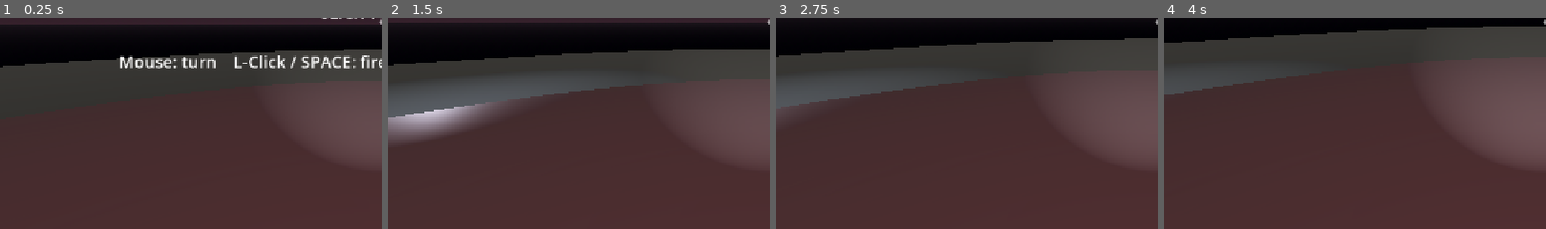
Above: before the commit, frames 1-4 (left to right).
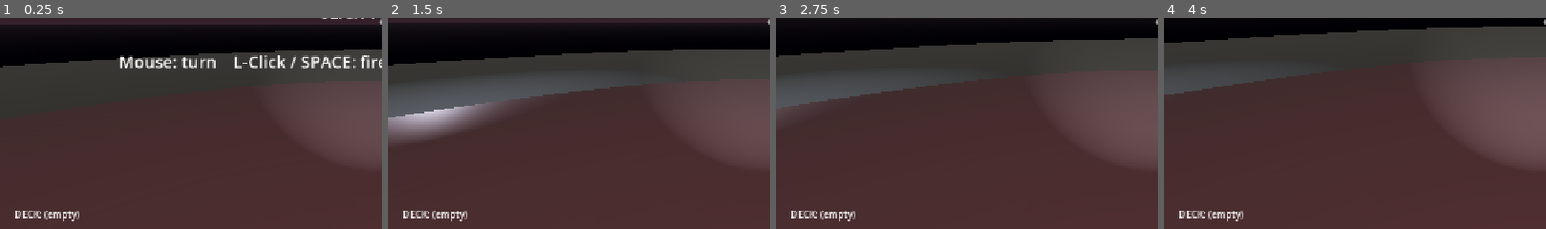
Above: after the commit, the same moments.

Repository: Josh-Buck/site-echo-7
Game: Godot game, scene res://scenes/Main.tscn
Same seed, same stepped clock (60 frames per second), same inputs: the game is played once before the commit and once after it.
Inputs (mouse positions are % of the whole screen's width and height, from its top left):
- Up to frame 1 (0.25 s): no input
- Up to frame 2 (1.5 s): tap Enter at 0.5 s; move the mouse to (72, 44) at 0.52 s; press the mouse at (72, 44) at 0.53 s; move the mouse to (45, 50) at 1.27 s; release the mouse at (45, 50) at 1.28 s; tap Q (swap_next) at 1.35 s; click (45, 50) at 1.42 s
- Up to frame 3 (2.75 s): move the mouse to (52, 47) at 2.02 s; hold 1 (swap_primary) from 2.03 s (still down); click (52, 47) at 2.17 s
- Up to frame 4 (4 s): move the mouse to (49, 51) at 2.77 s; release 1 (swap_primary) at 2.78 s; tap 2 (swap_secondary) at 2.85 s; click (49, 51) at 2.92 s; move the mouse to (57, 50) at 3.52 s; hold 3 (swap_tertiary) from 3.53 s (still down); click (57, 50) at 3.67 s
The pictures show only the part of the screen within x 0-50%, y 48-98%; the shares and areas given below are measured in that part.

The runs differ from the first frame. In frame 1, 0.4% of the frame differs, in the area x 4-21%, y 91-97%; in frame 2, 0.4%; in frame 3, 0.4%; in frame 4, 0.4%.

Commit message:
M2b: card system — 10 starter cards, draft UI, payload pipeline, deck preview

Diff:
--- a/autoload/CardSystem.gd
+++ b/autoload/CardSystem.gd
@@ -1,18 +1,124 @@
 extends Node
 
-# Card draft pool, active deck, effect resolution pipeline.
-# Stubbed in M0/M1. Real implementation lands in M2.
+# Active deck + draft pool + payload mutation.
+# M2b: hardcoded starter pool. M3 ties to MetaProgress unlocks.
 
-var active_deck: Array = []  # CardData instances
-var draft_pool: Array = []
+var active_deck: Array[CardData] = []
+var available_pool: Array[CardData] = []
+var current_offer: Array[CardData] = []
+
+signal cards_offered_local(cards: Array)
+signal card_added_local(card: CardData)
+
+const STARTER_CARDS: Array[String] = [
+	"res://scenes/cards/data/fire_rate_1.tres",
+	"res://scenes/cards/data/damage_1.tres",
+	"res://scenes/cards/data/mag_1.tres",
+	"res://scenes/cards/data/reload_speed.tres",
+	"res://scenes/cards/data/recoil_down.tres",
+	"res://scenes/cards/data/reserve_boost.tres",
+	"res://scenes/cards/data/headstrong.tres",
+	"res://scenes/cards/data/marksman.tres",
+	"res://scenes/cards/data/last_round.tres",
+	"res://scenes/cards/data/adrenaline.tres",
+]
 
 func _ready() -> void:
 	print("[CardSystem] ready")
+	_load_starter_pool()
+	EventBus.wave_ended.connect(_on_wave_ended)
+	EventBus.enemy_killed.connect(_on_enemy_killed)
+	EventBus.run_started.connect(_on_run_started)
+
+func _load_starter_pool() -> void:
+	available_pool.clear()
+	for path in STARTER_CARDS:
+		var res := ResourceLoader.load(path)
+		if res is CardData:
+			available_pool.append(res)
+		else:
+			push_warning("[CardSystem] could not load card: %s" % path)
+	print("[CardSystem] starter pool loaded: %d cards" % available_pool.size())
+
+func _on_run_started() -> void:
+	active_deck.clear()
 
 func reset_run_deck() -> void:
 	active_deck.clear()
 
-# Called by Weapon.gd before damage application. Walks active_deck and lets
-# each card mutate the payload. M1 returns the payload unchanged.
+func _on_wave_ended(_round_n: int) -> void:
+	offer_cards(3)
+
+func offer_cards(count: int) -> void:
+	current_offer.clear()
+	if available_pool.is_empty():
+		EventBus.card_offered.emit(current_offer)
+		return
+	var pool := available_pool.duplicate()
+	for i in min(count, pool.size()):
+		var picked := _pick_weighted(pool)
+		if picked != null:
+			current_offer.append(picked)
+			pool.erase(picked)
+	cards_offered_local.emit(current_offer)
+	EventBus.card_offered.emit(current_offer)
+
+func pick_card(idx: int) -> void:
+	if idx < 0 or idx >= current_offer.size():
+		return
+	var card: CardData = current_offer[idx]
+	active_deck.append(card)
+	current_offer.clear()
+	card_added_local.emit(card)
+	EventBus.card_drafted.emit(card)
+
+func skip_draft() -> void:
+	current_offer.clear()
+	EventBus.card_drafted.emit(null)
+
+func get_modifier(stat: StringName) -> float:
+	var m := 1.0
+	for card in active_deck:
+		match stat:
+			&"fire_rate": m *= card.fire_rate_mult
+			&"damage": m *= card.damage_mult
+			&"mag_size": m *= card.mag_size_mult
+			&"reload_time": m *= card.reload_time_mult
+			&"recoil": m *= card.recoil_mult
+			&"headshot_mult": m *= card.headshot_mult_mult
+			&"reserve": m *= card.reserve_mult
+	return m
+
 func mutate_payload(payload: Dictionary) -> Dictionary:
+	payload["damage"] = payload.get("damage", 0.0) * get_modifier(&"damage")
+	payload["headshot_multiplier"] = payload.get("headshot_multiplier", 1.0) * get_modifier(&"headshot_mult")
+	for card in active_deck:
+		if card.effect_id == &"last_round":
+			var weapon = payload.get("source_weapon")
+			if weapon != null and "current_ammo" in weapon and weapon.current_ammo == 1:
+				payload["damage"] *= 3.0
 	return payload
+
+func _on_enemy_killed(_enemy: Node, source_weapon: Node, is_headshot: bool, _pos: Vector3) -> void:
+	if not is_headshot or source_weapon == null:
+		return
+	for card in active_deck:
+		if card.effect_id == &"marksman_refund":
+			if "current_ammo" in source_weapon and source_weapon.has_method("get_ammo_state"):
+				var s: Dictionary = source_weapon.get_ammo_state()
+				var mag_size: int = int(s.get("mag_size", 0))
+				source_weapon.current_ammo = min(mag_size, int(source_weapon.current_ammo) + 2)
+				EventBus.weapon_reloaded.emit(source_weapon)
+				break
+
+func _pick_weighted(pool: Array) -> CardData:
+	var total_w := 0.0
+	for c in pool:
+		total_w += c.draft_weight
+	var roll := randf() * total_w
+	var accum := 0.0
+	for c in pool:
+		accum += c.draft_weight
+		if roll <= accum:
+			return c
+	return pool.back() if not pool.is_empty() else null
--- a/scenes/Main.tscn
+++ b/scenes/Main.tscn
@@ -16,6 +16,7 @@
 [ext_resource type="Resource" uid="uid://b1wave10xyz" path="res://scenes/arena/data/wave_10.tres" id="14_wave10"]
 [ext_resource type="PackedScene" uid="uid://b1hudxyz" path="res://scenes/ui/HUD.tscn" id="15_hud"]
 [ext_resource type="PackedScene" uid="uid://b1wcxyz" path="res://scenes/ui/WaveComplete.tscn" id="16_wc"]
+[ext_resource type="PackedScene" uid="uid://b1carddraftxyz" path="res://scenes/ui/CardDraft.tscn" id="17_cd"]
 
 [node name="Main" type="Node3D"]
 script = ExtResource("1_main")
@@ -31,4 +32,6 @@
 
 [node name="HUD" parent="." instance=ExtResource("15_hud")]
 
+[node name="CardDraft" parent="." instance=ExtResource("17_cd")]
+
 [node name="WaveComplete" parent="." instance=ExtResource("16_wc")]
--- /dev/null
+++ b/scenes/cards/data/adrenaline.tres
@@ -0,0 +1,13 @@
+[gd_resource type="Resource" script_class="CardData" load_steps=2 format=3 uid="uid://b1cardadrxyz"]
+
+[ext_resource type="Script" path="res://scenes/cards/data/card_data.gd" id="1_cd"]
+
+[resource]
+script = ExtResource("1_cd")
+id = &"adrenaline"
+display_name = "Adrenaline"
+description = "More of everything. +15% damage and +15% fire rate."
+rarity = 1
+draft_weight = 0.6
+fire_rate_mult = 1.15
+damage_mult = 1.15
--- /dev/null
+++ b/scenes/cards/data/card_data.gd
@@ -0,0 +1,40 @@
+class_name CardData extends Resource
+
+@export_category("Identity")
+@export var id: StringName = &""
+@export var display_name: String = ""
+@export_multiline var description: String = ""
+
+@export_category("Rarity")
+@export_enum("Common", "Rare", "Legendary", "Curse") var rarity: int = 0
+@export_range(0.1, 5.0, 0.1) var draft_weight: float = 1.0
+
+@export_category("Stat Modifiers (1.0 = no change; multiplicative)")
+@export var fire_rate_mult: float = 1.0
+@export var damage_mult: float = 1.0
+@export var mag_size_mult: float = 1.0
+@export var reload_time_mult: float = 1.0
+@export var recoil_mult: float = 1.0
+@export var headshot_mult_mult: float = 1.0
+@export var reserve_mult: float = 1.0
+
+@export_category("Conditional Effect")
+@export var effect_id: StringName = &""  # "marksman_refund", "last_round", or ""
+
+func format_effect_text() -> String:
+	var parts: Array[String] = []
+	if not is_equal_approx(fire_rate_mult, 1.0):
+		parts.append("%+d%% Fire Rate" % int(round((fire_rate_mult - 1.0) * 100)))
+	if not is_equal_approx(damage_mult, 1.0):
+		parts.append("%+d%% Damage" % int(round((damage_mult - 1.0) * 100)))
+	if not is_equal_approx(mag_size_mult, 1.0):
+		parts.append("%+d%% Mag Size" % int(round((mag_size_mult - 1.0) * 100)))
+	if not is_equal_approx(reload_time_mult, 1.0):
+		parts.append("%+d%% Reload Speed" % int(round((1.0 / reload_time_mult - 1.0) * 100)))
+	if not is_equal_approx(recoil_mult, 1.0):
+		parts.append("%+d%% Recoil" % int(round((recoil_mult - 1.0) * 100)))
+	if not is_equal_approx(headshot_mult_mult, 1.0):
+		parts.append("%+d%% Headshot Damage" % int(round((headshot_mult_mult - 1.0) * 100)))
+	if not is_equal_approx(reserve_mult, 1.0):
+		parts.append("%+d%% Reserve Ammo" % int(round((reserve_mult - 1.0) * 100)))
+	return "  ".join(parts)
--- /dev/null
+++ b/scenes/cards/data/damage_1.tres
@@ -0,0 +1,12 @@
+[gd_resource type="Resource" script_class="CardData" load_steps=2 format=3 uid="uid://b1carddmg1xyz"]
+
+[ext_resource type="Script" path="res://scenes/cards/data/card_data.gd" id="1_cd"]
+
+[resource]
+script = ExtResource("1_cd")
+id = &"damage_1"
+display_name = "Hollow Points"
+description = "Reworked rounds. +30% damage on every shot."
+rarity = 0
+draft_weight = 1.2
+damage_mult = 1.3
--- /dev/null
+++ b/scenes/cards/data/fire_rate_1.tres
@@ -0,0 +1,12 @@
+[gd_resource type="Resource" script_class="CardData" load_steps=2 format=3 uid="uid://b1cardfr1xyz"]
+
+[ext_resource type="Script" path="res://scenes/cards/data/card_data.gd" id="1_cd"]
+
+[resource]
+script = ExtResource("1_cd")
+id = &"fire_rate_1"
+display_name = "Quick Trigger I"
+description = "Pull faster, hit more. +25% fire rate for all weapons."
+rarity = 0
+draft_weight = 1.2
+fire_rate_mult = 1.25
--- /dev/null
+++ b/scenes/cards/data/headstrong.tres
@@ -0,0 +1,12 @@
+[gd_resource type="Resource" script_class="CardData" load_steps=2 format=3 uid="uid://b1cardhsxyz"]
+
+[ext_resource type="Script" path="res://scenes/cards/data/card_data.gd" id="1_cd"]
+
+[resource]
+script = ExtResource("1_cd")
+id = &"headstrong"
+display_name = "Headstrong"
+description = "Reworked optics. Headshot damage +40%."
+rarity = 1
+draft_weight = 0.7
+headshot_mult_mult = 1.4
--- /dev/null
+++ b/scenes/cards/data/last_round.tres
@@ -0,0 +1,12 @@
+[gd_resource type="Resource" script_class="CardData" load_steps=2 format=3 uid="uid://b1cardlrxyz"]
+
+[ext_resource type="Script" path="res://scenes/cards/data/card_data.gd" id="1_cd"]
+
+[resource]
+script = ExtResource("1_cd")
+id = &"last_round"
+display_name = "Last Round"
+description = "The final round in the mag deals 3× damage. Don't waste it."
+rarity = 1
+draft_weight = 0.7
+effect_id = &"last_round"
--- /dev/null
+++ b/scenes/cards/data/mag_1.tres
@@ -0,0 +1,12 @@
+[gd_resource type="Resource" script_class="CardData" load_steps=2 format=3 uid="uid://b1cardmag1xyz"]
+
+[ext_resource type="Script" path="res://scenes/cards/data/card_data.gd" id="1_cd"]
+
+[resource]
+script = ExtResource("1_cd")
+id = &"mag_size_1"
+display_name = "Extended Mag"
+description = "Carry more between reloads. +50% magazine size."
+rarity = 0
+draft_weight = 1.1
+mag_size_mult = 1.5
--- /dev/null
+++ b/scenes/cards/data/marksman.tres
@@ -0,0 +1,12 @@
+[gd_resource type="Resource" script_class="CardData" load_steps=2 format=3 uid="uid://b1cardmkxyz"]
+
+[ext_resource type="Script" path="res://scenes/cards/data/card_data.gd" id="1_cd"]
+
+[resource]
+script = ExtResource("1_cd")
+id = &"marksman"
+display_name = "Marksman"
+description = "Reward precision. Headshot kills refund 2 rounds to the magazine."
+rarity = 1
+draft_weight = 0.7
+effect_id = &"marksman_refund"
--- /dev/null
+++ b/scenes/cards/data/recoil_down.tres
@@ -0,0 +1,12 @@
+[gd_resource type="Resource" script_class="CardData" load_steps=2 format=3 uid="uid://b1cardrecxyz"]
+
+[ext_resource type="Script" path="res://scenes/cards/data/card_data.gd" id="1_cd"]
+
+[resource]
+script = ExtResource("1_cd")
+id = &"recoil_down"
+display_name = "Steady Hand"
+description = "Lab-bench grip mods. -50% recoil on all weapons."
+rarity = 0
+draft_weight = 1.0
+recoil_mult = 0.5
--- /dev/null
+++ b/scenes/cards/data/reload_speed.tres
@@ -0,0 +1,12 @@
+[gd_resource type="Resource" script_class="CardData" load_steps=2 format=3 uid="uid://b1cardreloadxyz"]
+
+[ext_resource type="Script" path="res://scenes/cards/data/card_data.gd" id="1_cd"]
+
+[resource]
+script = ExtResource("1_cd")
+id = &"reload_speed"
+display_name = "Quick Hands"
+description = "Slap a new mag in twice as fast. Reload speed +67%."
+rarity = 0
+draft_weight = 1.1
+reload_time_mult = 0.6
--- /dev/null
+++ b/scenes/cards/data/reserve_boost.tres
@@ -0,0 +1,12 @@
+[gd_resource type="Resource" script_class="CardData" load_steps=2 format=3 uid="uid://b1cardresxyz"]
+
+[ext_resource type="Script" path="res://scenes/cards/data/card_data.gd" id="1_cd"]
+
+[resource]
+script = ExtResource("1_cd")
+id = &"reserve_boost"
+display_name = "Bandolier"
+description = "More pouches, more rounds. +50% reserve ammo."
+rarity = 0
+draft_weight = 1.0
+reserve_mult = 1.5
--- a/scenes/player/Player.gd
+++ b/scenes/player/Player.gd
@@ -54,6 +54,7 @@
 	var w: Weapon = weapon
 	if w.data == null:
 		return
-	_recoil_pitch += deg_to_rad(w.data.recoil_vertical)
-	_recoil_yaw += deg_to_rad(w.data.recoil_horizontal) * randf_range(-1.0, 1.0)
+	var recoil_mult := CardSystem.get_modifier(&"recoil")
+	_recoil_pitch += deg_to_rad(w.data.recoil_vertical * recoil_mult)
+	_recoil_yaw += deg_to_rad(w.data.recoil_horizontal * recoil_mult) * randf_range(-1.0, 1.0)
 	_recoil_recovery = w.data.recoil_recovery
--- /dev/null
+++ b/scenes/ui/CardDraft.gd
@@ -0,0 +1,72 @@
+extends CanvasLayer
+
+@onready var panel: PanelContainer = $Panel
+@onready var title_label: Label = $Panel/VBox/TitleLabel
+@onready var subtitle_label: Label = $Panel/VBox/SubtitleLabel
+@onready var card_row: HBoxContainer = $Panel/VBox/CardRow
+@onready var skip_button: Button = $Panel/VBox/SkipButton
+
+const RARITY_COLORS: Array[Color] = [
+	Color(0.75, 0.78, 0.85),  # Common — neutral
+	Color(0.4, 0.7, 1.0),     # Rare — blue
+	Color(1.0, 0.7, 0.2),     # Legendary — gold
+	Color(0.85, 0.3, 0.85),   # Curse — purple
+]
+
+const RARITY_NAMES: Array[String] = ["COMMON", "RARE", "LEGENDARY", "CURSE"]
+
+func _ready() -> void:
+	panel.visible = false
+	EventBus.card_offered.connect(_on_card_offered)
+	skip_button.pressed.connect(_on_skip_pressed)
+
+func _on_card_offered(cards: Array) -> void:
+	if cards.is_empty():
+		# No cards to offer — fire card_drafted with null so WaveComplete advances.
+		EventBus.card_drafted.emit(null)
+		return
+	_populate(cards)
+	panel.visible = true
+	Input.set_mouse_mode(Input.MOUSE_MODE_VISIBLE)
+
+func _populate(cards: Array) -> void:
+	# Clear existing children
+	for c in card_row.get_children():
+		c.queue_free()
+	for i in cards.size():
+		var card: CardData = cards[i]
+		var card_button := _make_card_button(card, i)
+		card_row.add_child(card_button)
+
+func _make_card_button(card: CardData, index: int) -> Button:
+	var btn := Button.new()
+	btn.custom_minimum_size = Vector2(280, 360)
+	btn.theme_override_font_sizes = {}
+	btn.clip_text = false
+	btn.autowrap_mode = TextServer.AUTOWRAP_WORD_SMART
+	var name_text := card.display_name
+	var rarity_text := RARITY_NAMES[card.rarity] if card.rarity >= 0 and card.rarity < RARITY_NAMES.size() else ""
+	var effect_text := card.format_effect_text()
+	var lines: Array[String] = []
+	lines.append("[" + rarity_text + "]")
+	lines.append("")
+	lines.append(name_text)
+	lines.append("")
+	lines.append(card.description)
+	if effect_text != "":
+		lines.append("")
+		lines.append(effect_text)
+	btn.text = "\n".join(lines)
+	btn.add_theme_font_size_override("font_size", 18)
+	var color := RARITY_COLORS[card.rarity] if card.rarity >= 0 and card.rarity < RARITY_COLORS.size() else Color.WHITE
+	btn.add_theme_color_override("font_color", color)
+	btn.pressed.connect(_on_card_picked.bind(index))
+	return btn
+
+func _on_card_picked(idx: int) -> void:
+	panel.visible = false
+	CardSystem.pick_card(idx)
+
+func _on_skip_pressed() -> void:
+	panel.visible = false
+	CardSystem.skip_draft()
--- /dev/null
+++ b/scenes/ui/CardDraft.tscn
@@ -0,0 +1,57 @@
+[gd_scene load_steps=3 format=3 uid="uid://b1carddraftxyz"]
+
+[ext_resource type="Script" path="res://scenes/ui/CardDraft.gd" id="1_cd"]
+
+[sub_resource type="StyleBoxFlat" id="StyleBoxFlat_panel"]
+bg_color = Color(0.04, 0.05, 0.08, 0.94)
+
+[node name="CardDraft" type="CanvasLayer"]
+layer = 12
+script = ExtResource("1_cd")
+
+[node name="Panel" type="PanelContainer" parent="."]
+anchors_preset = 15
+anchor_right = 1.0
+anchor_bottom = 1.0
+grow_horizontal = 2
+grow_vertical = 2
+theme_override_styles/panel = SubResource("StyleBoxFlat_panel")
+
+[node name="VBox" type="VBoxContainer" parent="Panel"]
+layout_mode = 2
+size_flags_horizontal = 4
+size_flags_vertical = 4
+alignment = 1
+
+[node name="TitleLabel" type="Label" parent="Panel/VBox"]
+layout_mode = 2
+theme_override_font_sizes/font_size = 48
+text = "RESEARCH NOTES RECOVERED"
+horizontal_alignment = 1
+
+[node name="SubtitleLabel" type="Label" parent="Panel/VBox"]
+layout_mode = 2
+theme_override_font_sizes/font_size = 18
+text = "Pick one to permanently modify your loadout for this run."
+horizontal_alignment = 1
+
+[node name="Spacer1" type="Control" parent="Panel/VBox"]
+layout_mode = 2
+custom_minimum_size = Vector2(0, 32)
+
+[node name="CardRow" type="HBoxContainer" parent="Panel/VBox"]
+layout_mode = 2
+size_flags_horizontal = 4
+custom_minimum_size = Vector2(900, 380)
+alignment = 1
+
+[node name="Spacer2" type="Control" parent="Panel/VBox"]
+layout_mode = 2
+custom_minimum_size = Vector2(0, 24)
+
+[node name="SkipButton" type="Button" parent="Panel/VBox"]
+layout_mode = 2
+size_flags_horizontal = 4
+custom_minimum_size = Vector2(180, 40)
+theme_override_font_sizes/font_size = 16
+text = "Skip Draft"
--- a/scenes/ui/HUD.gd
+++ b/scenes/ui/HUD.gd
@@ -7,6 +7,7 @@
 @onready var wave_label: Label = $WaveLabel
 @onready var score_label: Label = $ScoreLabel
 @onready var tokens_label: Label = $TokensLabel
+@onready var deck_label: Label = $DeckLabel
 @onready var click_hint: Label = $ClickHint
 
 var _active_weapon: Node = null
@@ -26,12 +27,14 @@
 	EventBus.wave_started.connect(_on_wave_started)
 	EventBus.enemy_killed.connect(_on_enemy_killed)
 	EventBus.tokens_changed.connect(_on_tokens_changed)
+	EventBus.card_drafted.connect(_on_card_drafted)
 	_update_hp(100.0, 100.0)
 	ammo_label.text = "-- / --"
 	weapon_label.text = ""
 	wave_label.text = "WAVE 0"
 	score_label.text = "0"
 	tokens_label.text = "TOKENS: 0"
+	_update_deck_display()
 
 func _update_hp(current: float, max_val: float) -> void:
 	hp_bar.max_value = max_val
@@ -81,3 +84,18 @@
 
 func _on_tokens_changed(new_total: int, _delta: int) -> void:
 	tokens_label.text = "TOKENS: %d" % new_total
+
+func _on_card_drafted(_card) -> void:
+	_update_deck_display()
+
+func _update_deck_display() -> void:
+	if deck_label == null:
+		return
+	var deck = CardSystem.active_deck
+	if deck.is_empty():
+		deck_label.text = "DECK: (empty)"
+		return
+	var names: Array[String] = []
+	for c in deck:
+		names.append(c.display_name)
+	deck_label.text = "DECK: " + " · ".join(names)
--- a/scenes/ui/HUD.tscn
+++ b/scenes/ui/HUD.tscn
@@ -98,6 +98,19 @@
 text = "0"
 horizontal_alignment = 2
 
+[node name="DeckLabel" type="Label" parent="."]
+anchors_preset = 2
+anchor_top = 1.0
+anchor_bottom = 1.0
+offset_left = 24.0
+offset_top = -54.0
+offset_right = 1200.0
+offset_bottom = -24.0
+grow_vertical = 0
+theme_override_font_sizes/font_size = 16
+text = "DECK: (empty)"
+horizontal_alignment = 0
+
 [node name="Crosshair" type="Label" parent="."]
 anchors_preset = 8
 anchor_left = 0.5
--- a/scenes/ui/WaveComplete.gd
+++ b/scenes/ui/WaveComplete.gd
@@ -10,14 +10,18 @@
 
 func _ready() -> void:
 	panel.visible = false
-	EventBus.wave_ended.connect(_on_wave_ended)
+	# WaveComplete now follows card draft: triggered by card_drafted (after pick) instead of wave_ended directly.
+	EventBus.card_drafted.connect(_on_card_drafted)
 	EventBus.barrier_destroyed.connect(_on_barrier_destroyed)
 	EventBus.run_ended.connect(_on_run_ended)
 	next_wave_button.pressed.connect(_on_next_wave_pressed)
 	retry_button.pressed.connect(_on_retry_pressed)
 
-func _on_wave_ended(round_n: int) -> void:
+func _on_card_drafted(_card) -> void:
+	if _is_game_over:
+		return
 	_is_game_over = false
+	var round_n := GameState.current_round
 	title_label.text = "WAVE %d COMPLETE" % round_n
 	stats_label.text = "Kills: %d    Tokens: %d    Lifetime: %d" % [GameState.current_score, GameState.tokens, MetaProgress.lifetime_kills]
 	next_wave_button.visible = true
--- a/scenes/weapons/Weapon.gd
+++ b/scenes/weapons/Weapon.gd
@@ -14,8 +14,20 @@
 	if data == null:
 		push_error("[Weapon] no WeaponData assigned")
 		return
-	current_ammo = data.mag_size
-	reserve_ammo = data.reserve_ammo_max
+	current_ammo = get_effective_mag_size()
+	reserve_ammo = get_effective_reserve_max()
+
+func get_effective_mag_size() -> int:
+	return int(data.mag_size * CardSystem.get_modifier(&"mag_size"))
+
+func get_effective_reserve_max() -> int:
+	return int(data.reserve_ammo_max * CardSystem.get_modifier(&"reserve"))
+
+func get_effective_reload_time() -> float:
+	return data.reload_time * CardSystem.get_modifier(&"reload_time")
+
+func get_effective_fire_rate() -> float:
+	return data.fire_rate * CardSystem.get_modifier(&"fire_rate")
 
 func _process(delta: float) -> void:
 	if _fire_cooldown > 0.0:
@@ -48,10 +60,10 @@
 	return true
 
 func try_reload() -> bool:
-	if _reloading or reserve_ammo <= 0 or current_ammo >= data.mag_size:
+	if _reloading or reserve_ammo <= 0 or current_ammo >= get_effective_mag_size():
 		return false
 	_reloading = true
-	_reload_timer = data.reload_time
+	_reload_timer = get_effective_reload_time()
 	return true
 
 func is_reloading() -> bool:
@@ -61,14 +73,14 @@
 	return {
 		"current": current_ammo,
 		"reserve": reserve_ammo,
-		"mag_size": data.mag_size if data else 0,
+		"mag_size": get_effective_mag_size() if data else 0,
 		"reloading": _reloading,
 		"weapon_name": data.display_name if data else "",
 	}
 
 func _fire() -> void:
 	current_ammo -= 1
-	_fire_cooldown = 1.0 / max(0.1, data.fire_rate)
+	_fire_cooldown = 1.0 / max(0.1, get_effective_fire_rate())
 	var cam := get_viewport().get_camera_3d()
 	if cam == null:
 		EventBus.weapon_fired.emit(self, _build_payload())
@@ -130,7 +142,7 @@
 	hit.take_damage(dmg, self, is_headshot, result.position)
 
 func _finish_reload() -> void:
-	var needed: int = data.mag_size - current_ammo
+	var needed: int = get_effective_mag_size() - current_ammo
 	var taken: int = min(needed, reserve_ammo)
 	current_ammo += taken
 	reserve_ammo -= taken
Not shown: 1 places in scenes/Main.tscn that only renumber resources
Not shown, added: docs/test-backlog.md
